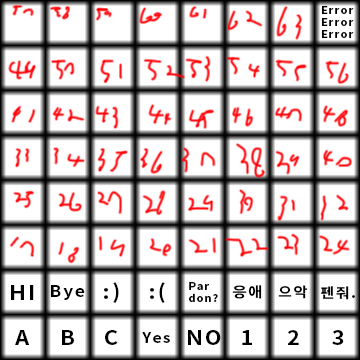
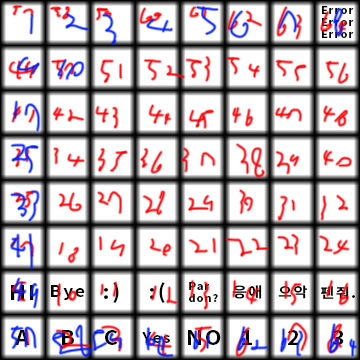
Layered file, before and after one edit (360x360). Changes by layer:
added layer "레이어 4" above "레이어 3" over [left=9, top=5, right=358, bottom=358]
showed "레이어 3", painted on it over [left=9, top=5, right=353, bottom=358]
hid "레이어 2" over [left=9, top=5, right=348, bottom=265]
